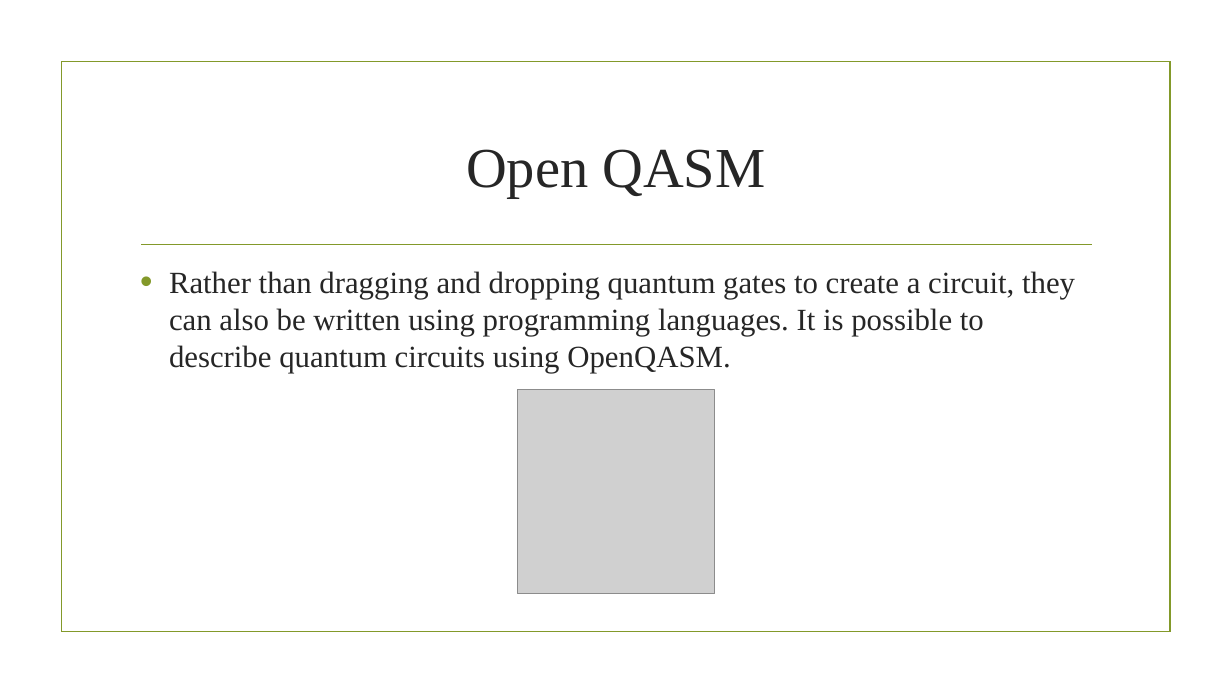
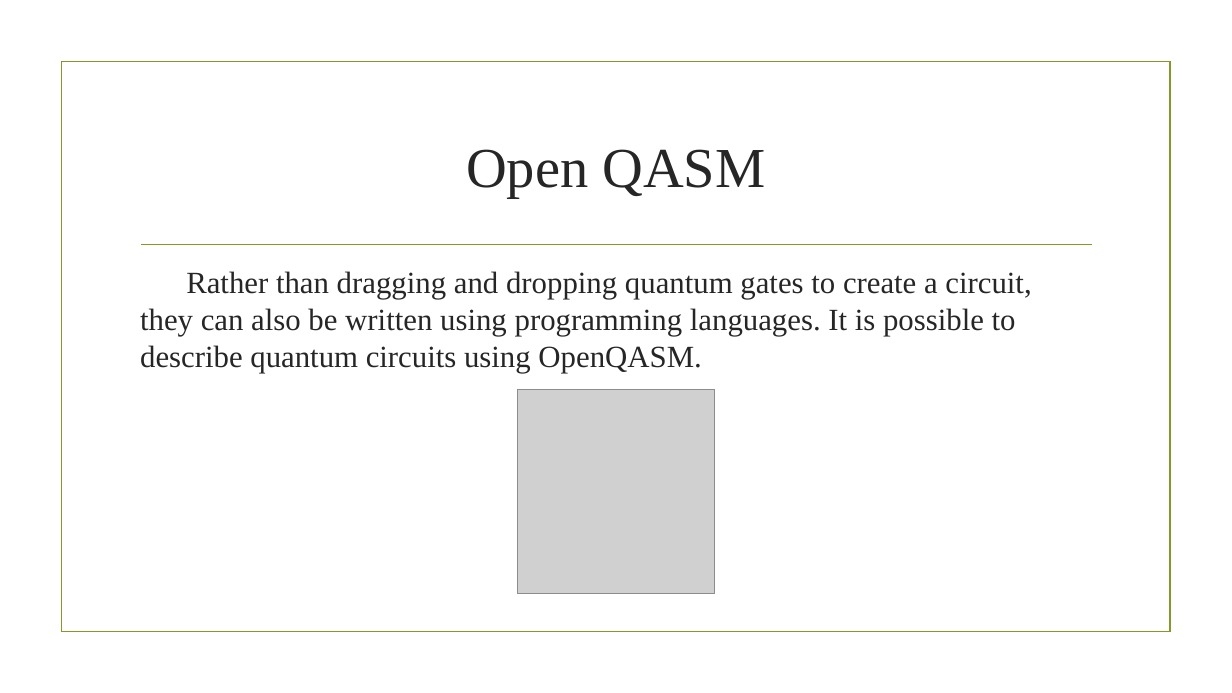
Before and after one commit to DmitriCojocari/InformaticaGenerala, a slide deck: slide 11 of Referat/QuantumProgrammingEnvironments.pptx. Drawn at 1232x693 pixels with LibreOffice and Linux fonts; fonts in the diff are those of the drawing; grey boxes stand for pictures; background and template pictures are left out. Boxes give left, top, right and bottom in pixels: in the first picture for what was removed or moved away, otherwise in the second. Text is boxed around its words. In the diff, an @@ line names an element or a change of style, - is before the commit and + after.

```diff
--- a/Referat/QuantumProgrammingEnvironments.pptx
+++ b/Referat/QuantumProgrammingEnvironments.pptx
@@ text "Rather than dragging and dropping ..." at [140,271,1031,373]: bullet • to none @@
```
Also in this commit, not shown: 1 slide added, 1 slide removed.
